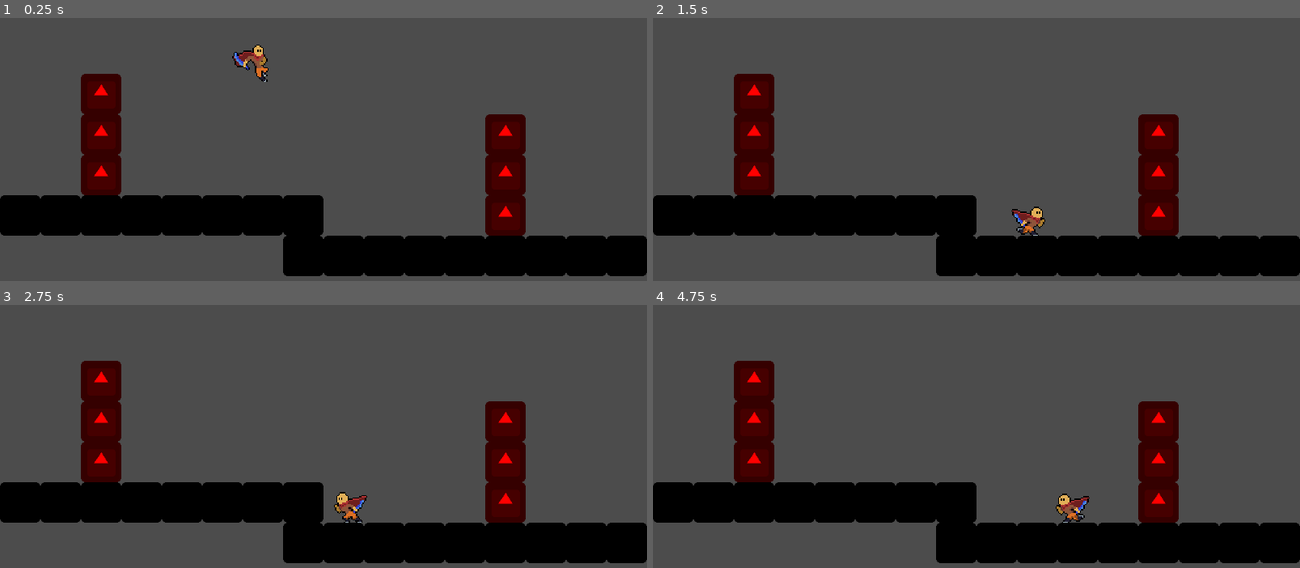
Above: before the commit, frames 1-4 (two rows, left to right).
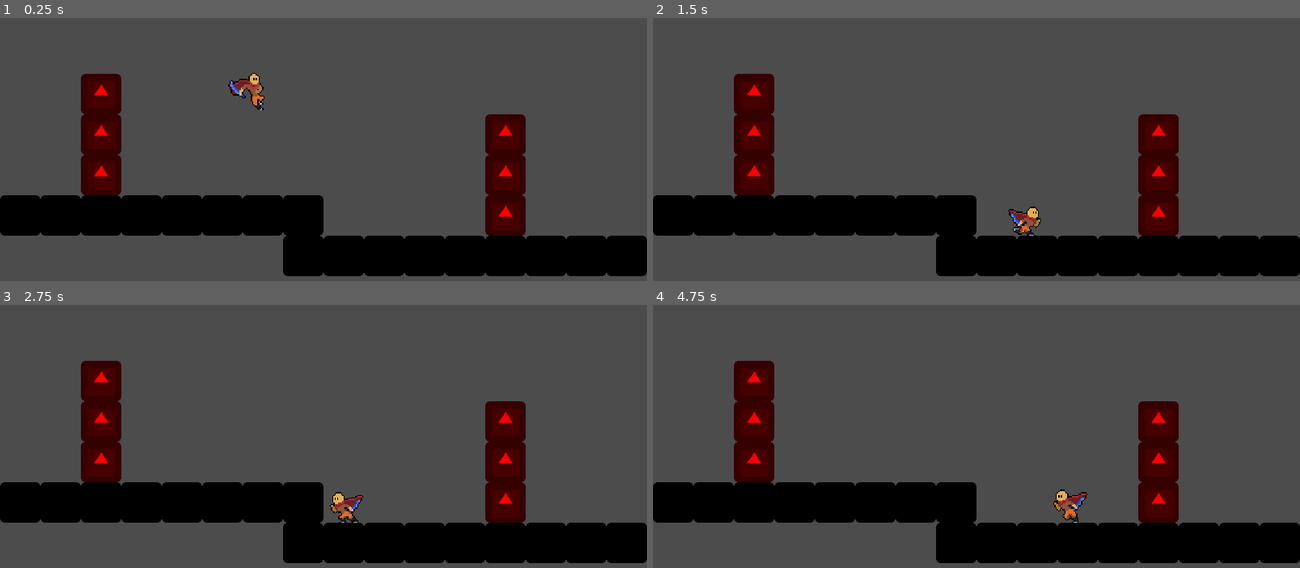
Above: after the commit, the same moments.

Repository: nadzmiidzham/poc-roguelike
Game: Godot game, scene res://src/scene/player_scene.tscn
Two runs of this game, one before a commit and one after it. Both use one fixed random seed, a clock stepped at 60 frames per second and the inputs below. The engine's default icon, where the game draws it, is replaced by a stand-in: a white triangle on a blue panel in a dark square.
Inputs:
- Up to frame 1 (0.25 s): no input
- Up to frame 2 (1.5 s): hold Right (ui_right) from 0.53 s (still down)
- Up to frame 3 (2.75 s): release Right (ui_right) at 2.03 s; hold Left (ui_left) from 2.03 s (still down)
- Up to frame 4 (4.75 s): release Left (ui_left) at 2.78 s; hold Right (ui_right) 2.78-4.28 s; hold Left (ui_left) from 4.28 s (still down)

The runs differ from the first frame. In frame 1, 0.8% of the frame differs, in the area x 35-42%, y 10-36%; in frame 2, 0.4%; in frame 3, 0.4%; in frame 4, 0.4%.

Commit message:
bugfix: player keep changing state upon hitting wall

Diff:
--- a/project.godot
+++ b/project.godot
@@ -15,13 +15,31 @@
 "path": "res://src/actor/player/player.gd"
 }, {
 "base": "Node",
+"class": "StateFall",
+"language": "GDScript",
+"path": "res://src/actor/player/state/state_fall.gd"
+}, {
+"base": "Node",
+"class": "StateIdle",
+"language": "GDScript",
+"path": "res://src/actor/player/state/state_idle.gd"
+}, {
+"base": "Node",
 "class": "StateMachine",
 "language": "GDScript",
 "path": "res://src/common/state_machine.gd"
+}, {
+"base": "Node",
+"class": "StateRun",
+"language": "GDScript",
+"path": "res://src/actor/player/state/state_run.gd"
 } ]
 _global_script_class_icons={
 "Player": "",
-"StateMachine": ""
+"StateFall": "",
+"StateIdle": "",
+"StateMachine": "",
+"StateRun": ""
 }
 
 [application]
--- a/src/actor/player/prefab/player.tscn
+++ b/src/actor/player/prefab/player.tscn
@@ -286,14 +286,18 @@
 [node name="Player" type="KinematicBody2D"]
 scale = Vector2( 2, 2 )
 script = ExtResource( 5 )
+__meta__ = {
+"_edit_group_": true
+}
 
 [node name="Sprite" type="Sprite" parent="."]
-position = Vector2( -5.3093, 2.71364 )
-texture = ExtResource( 3 )
+position = Vector2( 0.117981, -0.117985 )
+texture = ExtResource( 1 )
+hframes = 7
 
 [node name="CollisionBox" type="CollisionShape2D" parent="."]
-position = Vector2( 1.23058, 4.04732 )
-scale = Vector2( 1.047, 1.234 )
+position = Vector2( 2.5284, 4.75523 )
+scale = Vector2( 1.094, 1.205 )
 shape = SubResource( 1 )
 
 [node name="Animation" type="AnimationPlayer" parent="."]
--- a/src/actor/player/state/state_fall.gd
+++ b/src/actor/player/state/state_fall.gd
@@ -1,3 +1,4 @@
+class_name StateFall
 extends Node
 
 
--- a/src/actor/player/state/state_idle.gd
+++ b/src/actor/player/state/state_idle.gd
@@ -1,3 +1,4 @@
+class_name StateIdle
 extends Node
 
 var state_machine: StateMachine
--- a/src/actor/player/state/state_run.gd
+++ b/src/actor/player/state/state_run.gd
@@ -1,3 +1,4 @@
+class_name StateRun
 extends Node
 
 var state_machine: StateMachine
@@ -18,11 +19,6 @@
 
 # state logic
 func process(delta):
-	if (player.velocity == Vector2.ZERO):
-		state_machine.change_state(state_idle)
-	if !player.is_on_floor():
-		state_machine.change_state(state_fall)
-
 	# flip sprite
 	if !player.is_facing_right && Input.is_action_pressed("ui_right"):
 		player.flip()
@@ -30,6 +26,11 @@
 		player.flip()
 
 func physics_process(delta):
+	if (player.velocity.x == 0) && !(Input.is_action_pressed("ui_right") or Input.is_action_pressed("ui_left")):
+		state_machine.change_state(state_idle)
+	if !player.is_on_floor():
+		state_machine.change_state(state_fall)
+
 	if Input.is_action_pressed("ui_right"):
 		player.velocity = Vector2(player.speed, player.velocity.y)
 	elif Input.is_action_pressed("ui_left"):
--- a/src/common/state_machine.gd
+++ b/src/common/state_machine.gd
@@ -26,10 +26,9 @@
 
 # state machine specific function
 func change_state(new_state):
-	if _state != new_state:
+	if (_state == null) || (_state.get_name() != new_state.get_name()):
 		if _state != null:
 			_state.on_exit()
-
 		_state = new_state
 		_state.state_machine = self # Give the new state a reference to this state machine script
 		_state.on_enter()
--- a/src/scene/player_scene.tscn
+++ b/src/scene/player_scene.tscn
@@ -9,7 +9,7 @@
 [node name="PlayerScene" type="Node"]
 
 [node name="Player" parent="." instance=ExtResource( 1 )]
-position = Vector2( 406.331, 134.695 )
+position = Vector2( 400.095, 179.479 )
 
 [node name="Grounds" type="Node" parent="."]
 
@@ -93,6 +93,7 @@
 
 [node name="Ground7" type="StaticBody2D" parent="Grounds"]
 position = Vector2( 480, 416 )
+collision_mask = 2
 __meta__ = {
 "_edit_group_": true
 }
